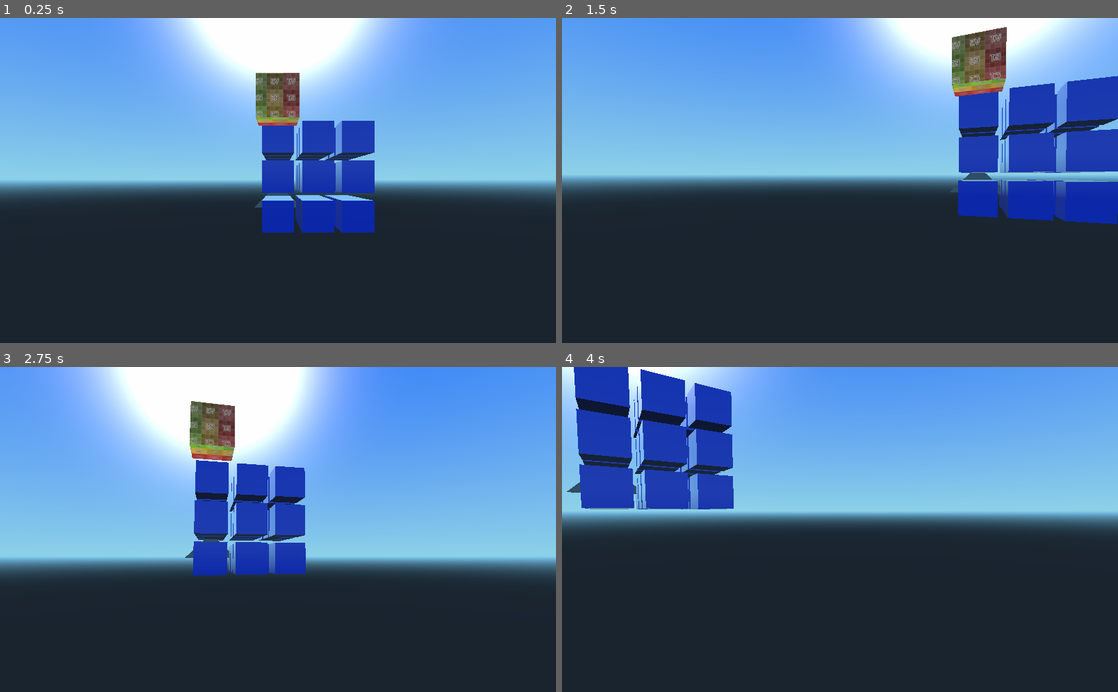
Above: before the commit, frames 1-4 (two rows, left to right).
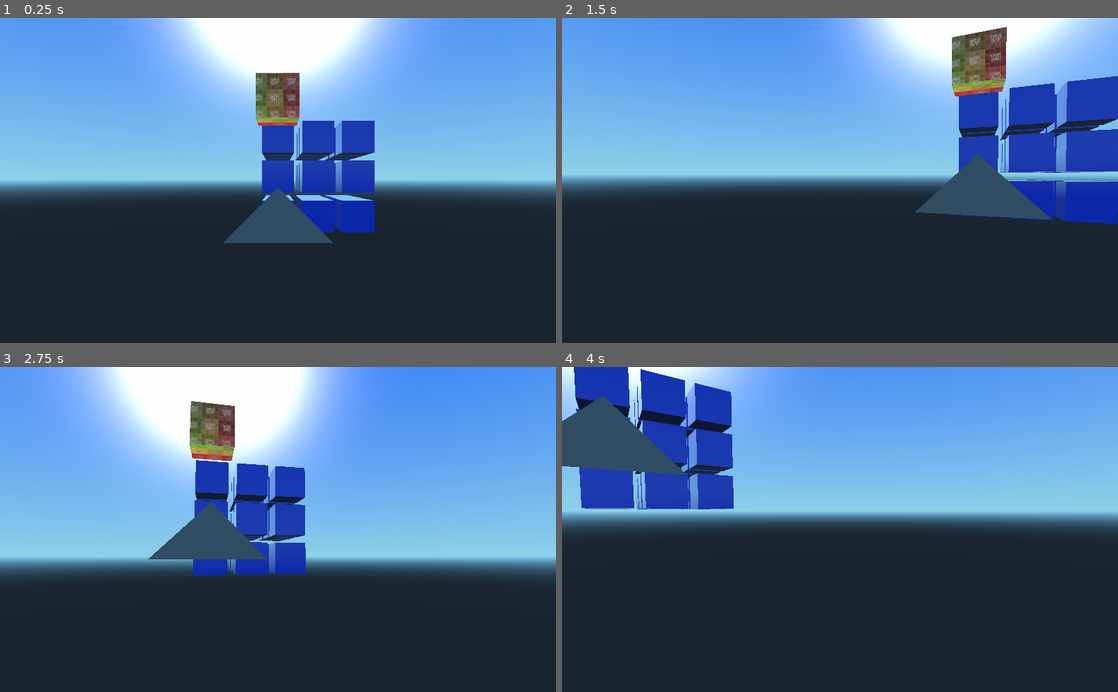
Above: after the commit, the same moments.

Repository: raulcesar/voxelsLearn
Game: Godot game, scene res://cubeInstancer.tscn
Same seed, same stepped clock (60 frames per second), same inputs: the game is played once before the commit and once after it.
Inputs (mouse positions are in pixels of both pictures, inside the frame that each line leads up to):
- Up to frame 1 (0.25 s): no input
- Up to frame 2 (1.5 s): tap Enter at 0.5 s; move the mouse to (867, 180) at 0.52 s; hold Up (ui_up) from 0.53 s (still down); click (867, 180) at 0.67 s; move the mouse to (812, 180) at 1.27 s
- Up to frame 3 (2.75 s): keep holding Up (ui_up); move the mouse to (289, 523) at 2.02 s
- Up to frame 4 (4 s): keep holding Up (ui_up); move the mouse to (834, 536) at 2.77 s; click (834, 536) at 2.92 s; move the mouse to (878, 532) at 3.52 s

The runs differ from the first frame. In frame 1, 1.7% of the frame differs, in the area x 40-60%, y 52-70%; in frame 2, 2.2%; in frame 3, 1.8%; in frame 4, 3.1%, in the area x 0-23%, y 8-40%.

Commit message:
mudancas

Diff:
--- a/cubeInstancer.tscn
+++ b/cubeInstancer.tscn
@@ -120,6 +120,7 @@
 
 [node name="ImmediateGeometry" type="ImmediateGeometry" parent="." index="2"]
 
+transform = Transform( 1, 0, 0, 0, 1, 0, 0, 0, 1, 0, 0, 13.6122 )
 layers = 1
 material_override = null
 cast_shadow = 1
@@ -130,3 +131,4 @@
 lod_max_distance = 0.0
 lod_max_hysteresis = 0.0
 script = ExtResource( 5 )
+_sections_unfolded = [ "Transform" ]
